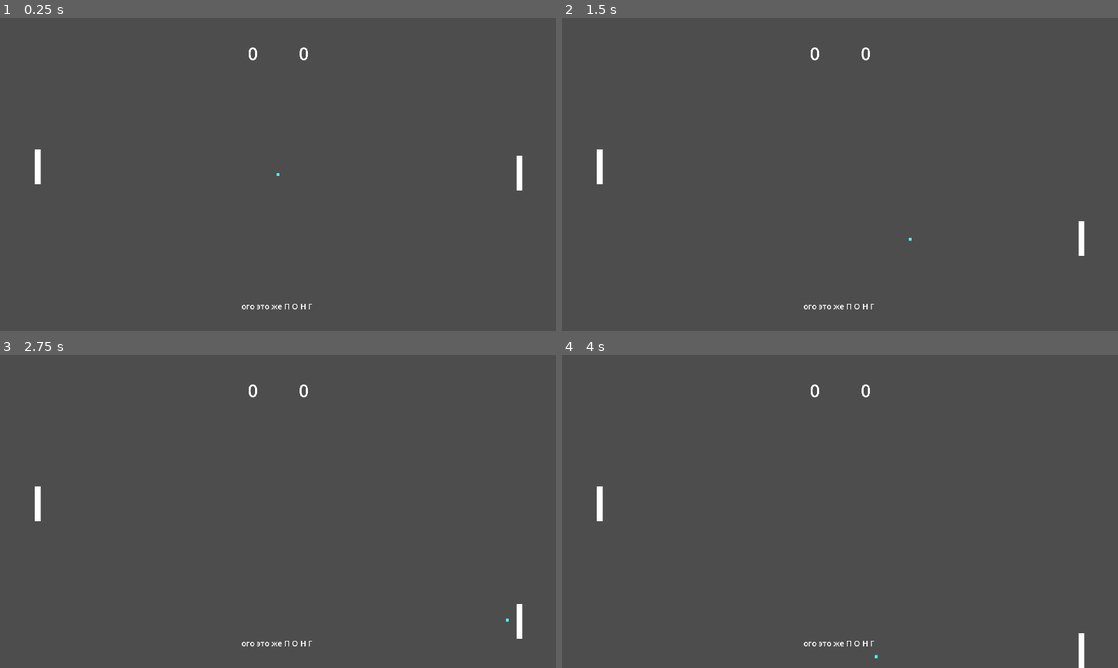
Above: before the commit, frames 1-4 (two rows, left to right).
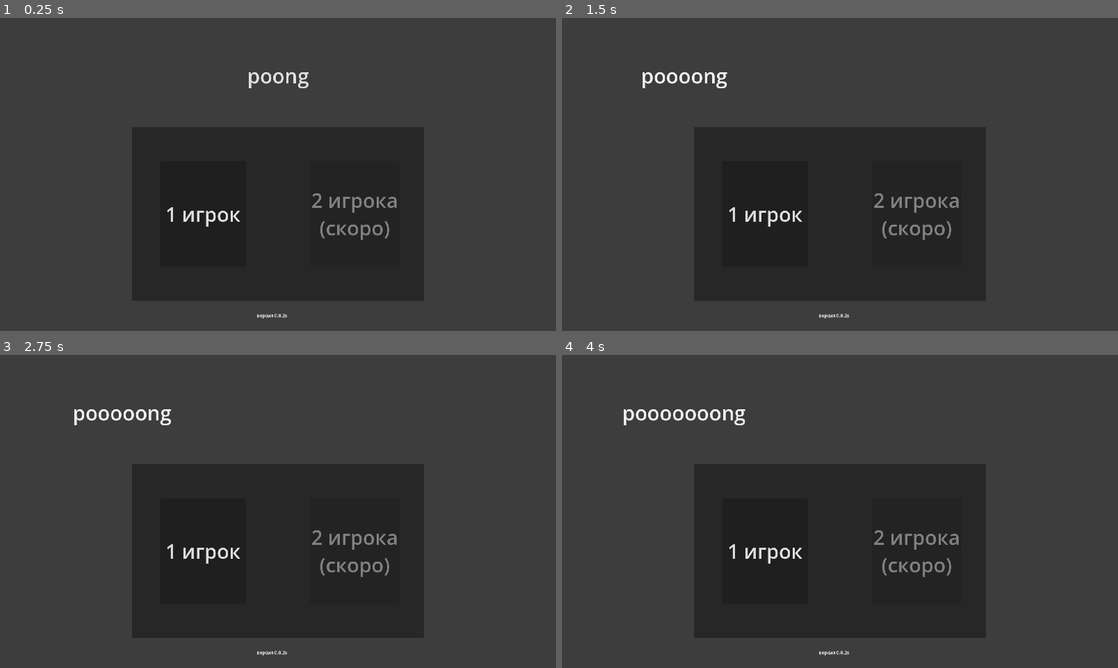
Above: after the commit, the same moments.

Repository: somichev-dev/poong
Game: Godot game, scene res://title.tscn
The game is run twice, just before and just after one commit, with the same random seed, the same clock (stepped at 60 frames per second) and the same inputs. Before the commit the project starts from res://main.tscn.
Inputs (mouse positions are in pixels of both pictures, inside the frame that each line leads up to):
- Up to frame 1 (0.25 s): no input
- Up to frame 2 (1.5 s): click (840, 74) at 0.5 s, where only the run after the commit has a clickable "poong"; click (684, 74) at 1.25 s, where only the run after the commit has a clickable "pooong"
- Up to frame 3 (2.75 s): click (122, 411) at 2 s, where only the run after the commit has a clickable "poooong"
- Up to frame 4 (4 s): click (684, 411) at 2.75 s, where only the run after the commit has a clickable "pooooong"; click (684, 411) at 3.5 s, where only the run after the commit has a clickable "poooooong"

The runs differ from the first frame. In frame 1, 30% of the frame differs, in the area x 6-94%, y 9-96%; in frame 2, 30%; in frame 3, 30%; in frame 4, 30%, in the area x 6-94%, y 9-100%.

Commit message:
title menu

Diff:
--- a/main.tscn
+++ b/main.tscn
@@ -19,6 +19,11 @@
 
 [node name="Main" type="Node2D"]
 script = ExtResource("1_ky5x5")
+
+[node name="Background" type="ColorRect" parent="."]
+offset_right = 1920.0
+offset_bottom = 1080.0
+color = Color(0.125911, 0.125911, 0.125911, 1)
 
 [node name="Player1" type="StaticBody2D" parent="."]
 unique_name_in_owner = true
@@ -95,7 +100,7 @@
 shape = SubResource("RectangleShape2D_v1mvf")
 
 [node name="Bottom" type="CollisionShape2D" parent="Borders"]
-position = Vector2(963, 1112)
+position = Vector2(960, 1113)
 shape = SubResource("RectangleShape2D_v1mvf")
 
 [node name="ScoringLeft" type="Area2D" parent="."]
@@ -107,7 +112,7 @@
 [node name="ScoringRight" type="Area2D" parent="."]
 
 [node name="right" type="CollisionShape2D" parent="ScoringRight"]
-position = Vector2(1968, 540)
+position = Vector2(1964, 540)
 shape = SubResource("RectangleShape2D_2dgl0")
 
 [node name="Hud" type="CanvasLayer" parent="."]
--- a/project.godot
+++ b/project.godot
@@ -12,9 +12,10 @@
 
 config/name="poong"
 config/description="pong"
-config/version="0.0.1"
-run/main_scene="res://main.tscn"
+config/version="0.0.2s"
+run/main_scene="res://title.tscn"
 config/features=PackedStringArray("4.2", "GL Compatibility")
+boot_splash/show_image=false
 config/icon="res://images/icon.svg"
 
 [display]
--- a/scripts/Ball.gd
+++ b/scripts/Ball.gd
@@ -35,8 +35,6 @@
 			dir = dir.bounce(collision.get_normal())
 
 func new_direction(collider):
-	print(position.y)
-	print(collider.get_position().y)
 	var dist_normalized = (position.y - collider.get_position().y) / MAX_ANGLE_DIST
 	var new_dir := Vector2()
 	# determine angle
--- /dev/null
+++ b/scripts/title/SinglePlayer.gd
@@ -0,0 +1,6 @@
+extends Button
+
+@export_file("*.tscn") var singleplayer_scene
+
+func _on_pressed() -> void:
+	get_tree().change_scene_to_file(singleplayer_scene)
--- /dev/null
+++ b/scripts/title/TitleText.gd
@@ -0,0 +1,8 @@
+extends Button
+
+var titleCount = 0
+
+func _on_pressed() -> void:
+	titleCount += 1
+	text = "po" + "o".repeat(titleCount) + "ong"
+	position.x = (get_window().size.x - size.x) / 2
--- /dev/null
+++ b/scripts/title/VersionLabel.gd
@@ -0,0 +1,6 @@
+extends Label
+
+
+# Called when the node enters the scene tree for the first time.
+func _ready() -> void:
+	text = "версия " + ProjectSettings.get_setting("application/config/version")
--- /dev/null
+++ b/title.tscn
@@ -0,0 +1,92 @@
+[gd_scene load_steps=7 format=3 uid="uid://dpru8ryaahdod"]
+
+[ext_resource type="Script" path="res://scripts/title/TitleText.gd" id="1_iryyb"]
+[ext_resource type="Script" path="res://scripts/title/SinglePlayer.gd" id="2_r370x"]
+[ext_resource type="Script" path="res://scripts/title/VersionLabel.gd" id="2_wpdy5"]
+
+[sub_resource type="StyleBoxEmpty" id="StyleBoxEmpty_yor2t"]
+
+[sub_resource type="StyleBoxEmpty" id="StyleBoxEmpty_am6bu"]
+
+[sub_resource type="StyleBoxEmpty" id="StyleBoxEmpty_b31yg"]
+
+[node name="Control" type="Control"]
+layout_mode = 3
+anchors_preset = 15
+anchor_right = 1.0
+anchor_bottom = 1.0
+grow_horizontal = 2
+grow_vertical = 2
+
+[node name="ColorRect" type="ColorRect" parent="."]
+layout_mode = 1
+anchors_preset = 15
+anchor_right = 1.0
+anchor_bottom = 1.0
+grow_horizontal = 2
+grow_vertical = 2
+color = Color(0.237539, 0.237539, 0.237539, 1)
+
+[node name="TitleText" type="Button" parent="."]
+layout_mode = 0
+offset_left = 850.0
+offset_top = 147.0
+offset_right = 1071.0
+offset_bottom = 251.0
+theme_override_font_sizes/font_size = 70
+theme_override_styles/focus = SubResource("StyleBoxEmpty_yor2t")
+text = "poong"
+flat = true
+script = ExtResource("1_iryyb")
+
+[node name="ModeButtons" type="Panel" parent="."]
+layout_mode = 1
+anchors_preset = 8
+anchor_left = 0.5
+anchor_top = 0.5
+anchor_right = 0.5
+anchor_bottom = 0.5
+offset_left = -504.0
+offset_top = -164.0
+offset_right = 504.0
+offset_bottom = 436.0
+grow_horizontal = 2
+grow_vertical = 2
+
+[node name="SinglePlayer" type="Button" parent="ModeButtons"]
+layout_mode = 0
+offset_left = 97.0
+offset_top = 119.0
+offset_right = 394.0
+offset_bottom = 482.0
+theme_override_font_sizes/font_size = 69
+theme_override_styles/focus = SubResource("StyleBoxEmpty_am6bu")
+text = "1 игрок"
+script = ExtResource("2_r370x")
+singleplayer_scene = "res://main.tscn"
+
+[node name="MultiPlayer" type="Button" parent="ModeButtons"]
+layout_mode = 0
+offset_left = 615.0
+offset_top = 119.0
+offset_right = 912.0
+offset_bottom = 482.0
+theme_override_font_sizes/font_size = 69
+theme_override_styles/focus = SubResource("StyleBoxEmpty_b31yg")
+disabled = true
+text = "2 игрока
+(скоро)"
+
+[node name="VersionLabel" type="Label" parent="."]
+layout_mode = 0
+offset_left = 850.0
+offset_top = 984.0
+offset_right = 1029.0
+offset_bottom = 1070.0
+text = "версия 0.1.2.3.4.5.6"
+horizontal_alignment = 1
+vertical_alignment = 1
+script = ExtResource("2_wpdy5")
+
+[connection signal="pressed" from="TitleText" to="TitleText" method="_on_pressed"]
+[connection signal="pressed" from="ModeButtons/SinglePlayer" to="ModeButtons/SinglePlayer" method="_on_pressed"]
Not shown, changed: export_presets.cfg
